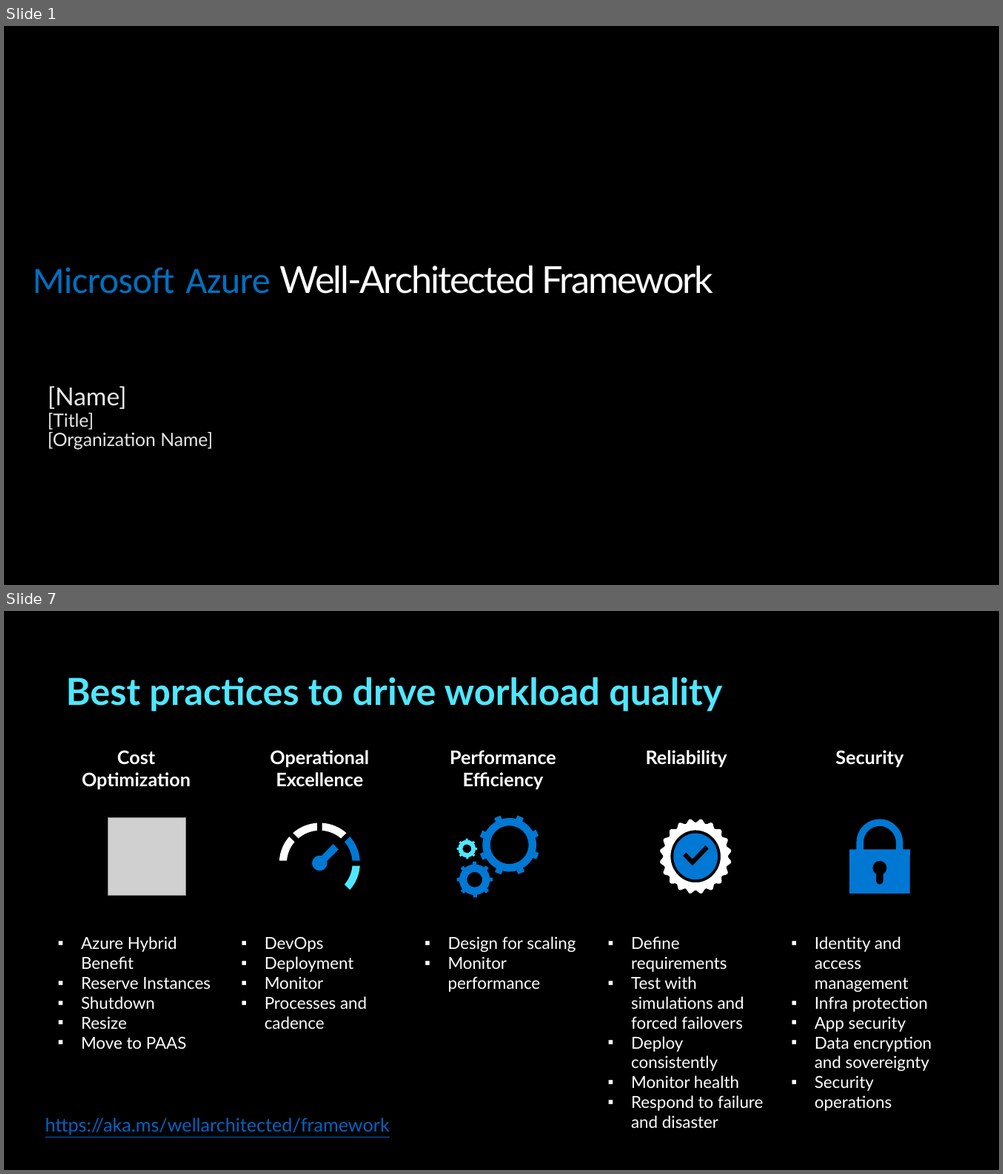
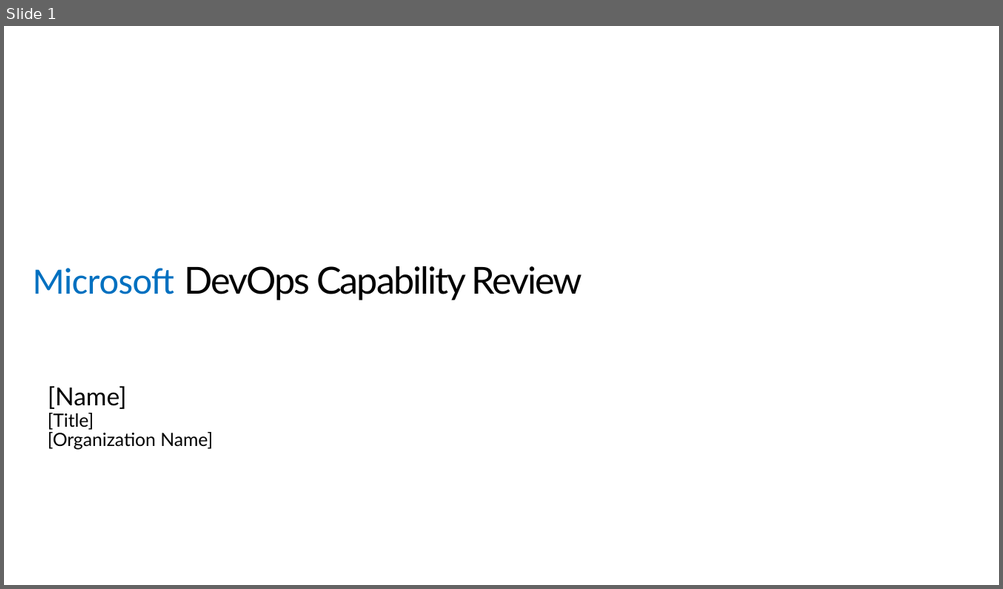
Before and after one commit to Azure/WellArchitected-Tools, a slide deck: WARP/devops/PnP_PowerPointReport_Template.pptx. Shown one above the other, each under a label of ours: slides 1 and 7 before the commit, slide 1 after it; the slides between them are not shown. The pictures are 1003x1174 and 1003x589 pixels, drawn with LibreOffice and Linux fonts; fonts in the diff are those of the drawing; grey boxes stand for pictures. Boxes give left, top, right and bottom in pixels: in the first picture for what was removed or moved away, otherwise in the second. Text is boxed around its words. In the diff, an @@ line names an element or a change of style, - is before the commit and + after.

```diff
--- a/WARP/devops/PnP_PowerPointReport_Template.pptx
+++ b/WARP/devops/PnP_PowerPointReport_Template.pptx
@@ slide 7 removed at (x1=4, y1=611, x2=999, y2=1170), background #000000 @@
@@ title removed at (x1=66, y1=677, x2=722, y2=712) @@
-Best practices to drive workload quality
@@ text removed at (x1=82, y1=750, x2=190, y2=790) @@
-Cost Optimization
@@ text removed at (x1=270, y1=750, x2=369, y2=787) @@
-Operational Excellence
@@ text removed at (x1=449, y1=750, x2=556, y2=790) @@
-Performance Efficiency
@@ text removed at (x1=646, y1=750, x2=727, y2=768) @@
-Reliability
@@ text removed at (x1=835, y1=750, x2=903, y2=768) @@
-Security
@@ picture removed at (x1=108, y1=817, x2=186, y2=895) @@
@@ freeform shape removed at (x1=660, y1=819, x2=731, y2=894) @@
@@ freeform shape removed at (x1=849, y1=819, x2=910, y2=894) @@
@@ group removed at (x1=279, y1=823, x2=360, y2=890): 7 freeform shapes, 1 ellipse @@
@@ group removed at (x1=457, y1=815, x2=540, y2=897): 24 freeform shapes, 3 rectangles @@
@@ freeform shape removed at (x1=673, y1=833, x2=717, y2=880) @@
@@ freeform shape removed at (x1=873, y1=861, x2=887, y2=875) @@
@@ freeform shape removed at (x1=876, y1=869, x2=883, y2=885) @@
@@ text removed at (x1=81, y1=937, x2=210, y2=1049) @@
-▪ Azure Hybrid Benefit
-▪ Reserve Instances
-▪ Shutdown
-▪ Resize
-▪ Move to PAAS
@@ text removed at (x1=264, y1=937, x2=367, y2=1029) @@
-▪ DevOps
-▪ Deployment
-▪ Monitor
-▪ Processes and cadence
@@ text removed at (x1=448, y1=937, x2=575, y2=992) @@
-▪ Design for scaling
-▪ Monitor performance
@@ text removed at (x1=631, y1=937, x2=762, y2=1128) @@
-▪ Define requirements
-▪ Test with simulations and forced failovers
-▪ Deploy consistently
-▪ Monitor health
-▪ Respond to failure and disaster
@@ text removed at (x1=814, y1=937, x2=931, y2=1111) @@
-▪ Identity and access management
-▪ Infra protection
-▪ App security
-▪ Data encryption and sovereignty
-▪ Security operations
@@ text removed at (x1=45, y1=1118, x2=390, y2=1136) @@
-https://aka.ms/wellarchitected/framework
@@ slide 1 changed as well @@
@@ background #000000 to #FFFFFF @@
@@ title at (x1=33, y1=266, x2=583, y2=301): text changed; text colour #FFFFFF to #000000 @@
-Microsoft Azure Well-Architected Framework
+Microsoft DevOps Capability Review
@@ text "[Name]" at (x1=48, y1=386, x2=213, y2=450): text colour #E7E6E6 to #000000 @@
```
Also in this commit, not shown: 3 other slides changed, 10 slides added, 5 other slides removed.
